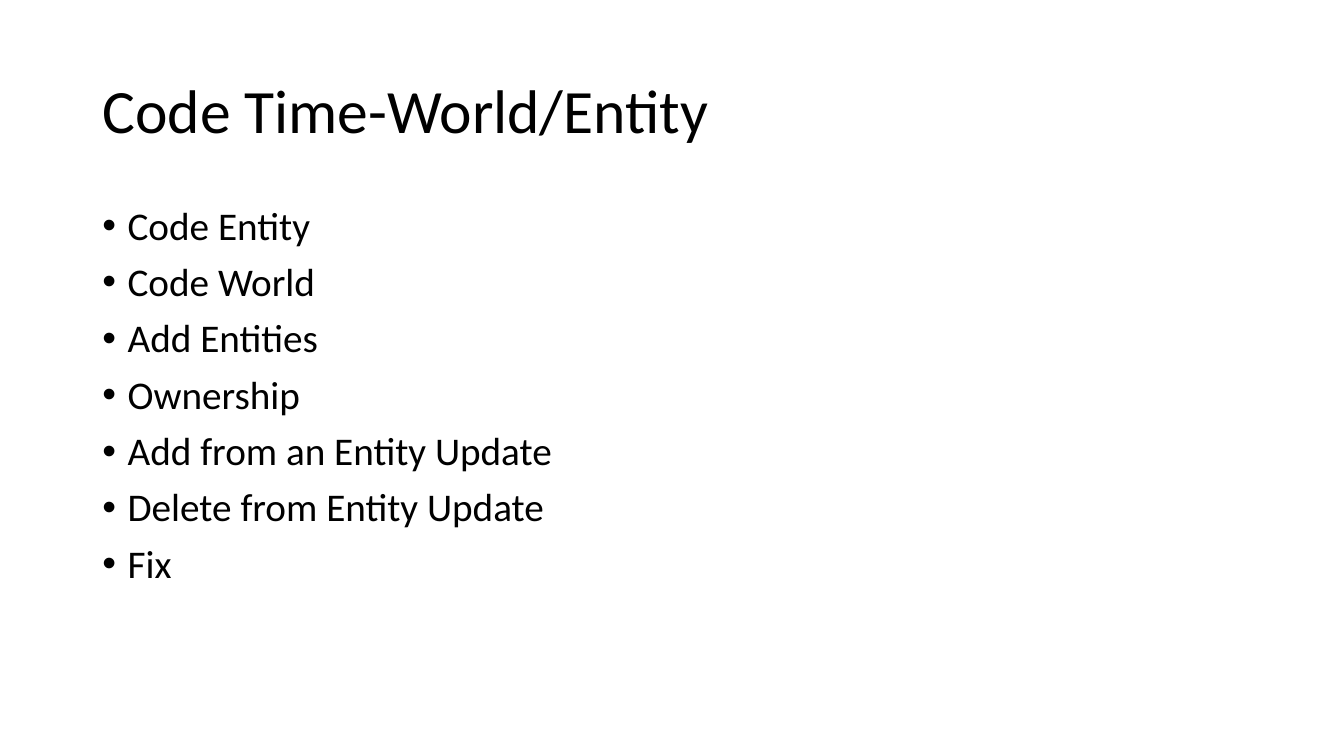
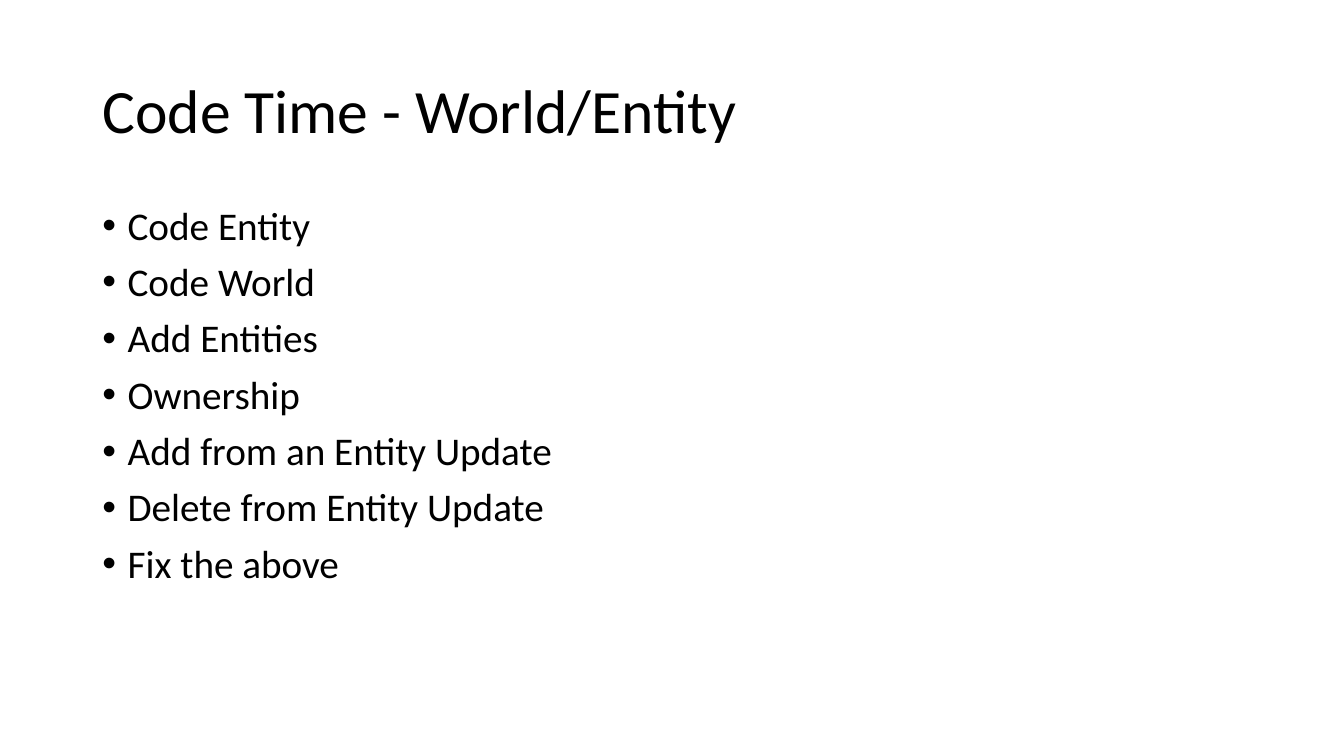
Before and after one commit to enci/Osmium, a slide deck: slide 3 of Examples/Presentations/Gameplay Support.pptx. Drawn at 1344x756 pixels with LibreOffice and Linux fonts; fonts in the diff are those of the drawing. Boxes give left, top, right and bottom in pixels: in the first picture for what was removed or moved away, otherwise in the second. Text is boxed around its words. In the diff, an @@ line names an element or a change of style, - is before the commit and + after.

```diff
--- a/Examples/Presentations/Gameplay Support.pptx
+++ b/Examples/Presentations/Gameplay Support.pptx
@@ title at bbox=[102, 90, 736, 143]: spaces changed @@
-Code Time-World/Entity
+Code Time - World/Entity
@@ text at bbox=[128, 550, 339, 579]: text changed @@
-• Fix
+• Fix the above
```
Also in this commit, not shown: 5 other slides changed, 3 slides added.
